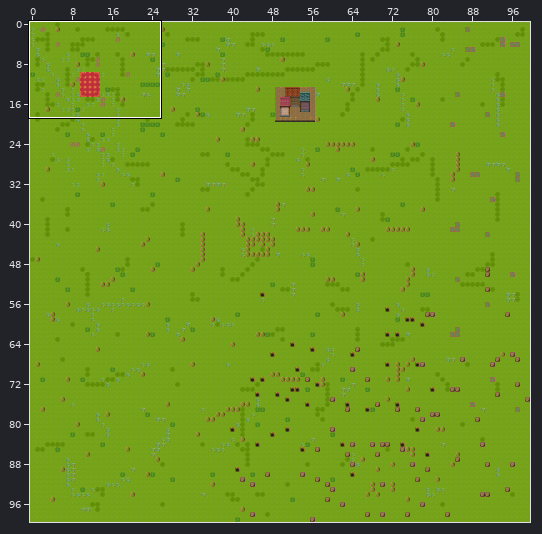
Level history. Tiled map: assets/map/map.tmx. The picture above shows the old version from afar; the outline marks the close-up.
Close-up. Before the edit:
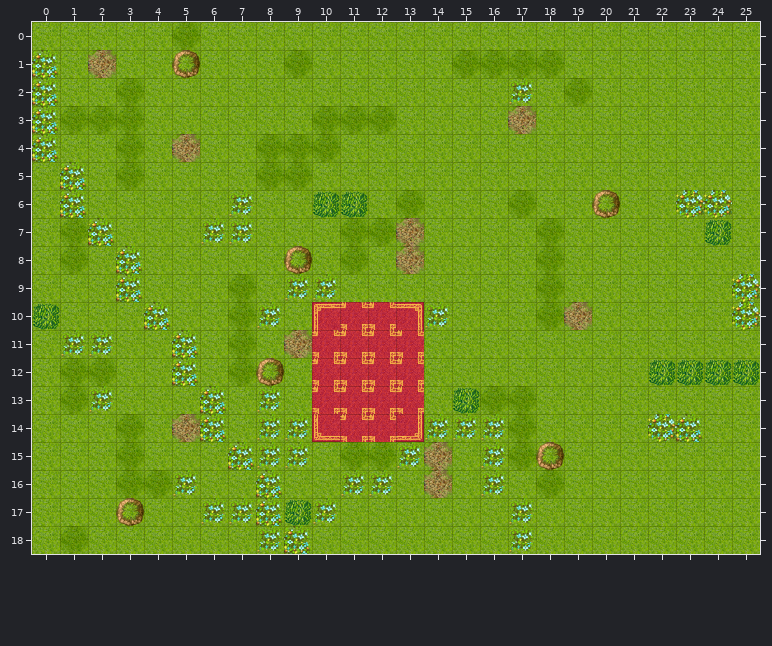
Cells are 32x32 px. Shown: x 0..25, y 0..18. The commit also changed other parts of the map, which this record leaves out.
After:
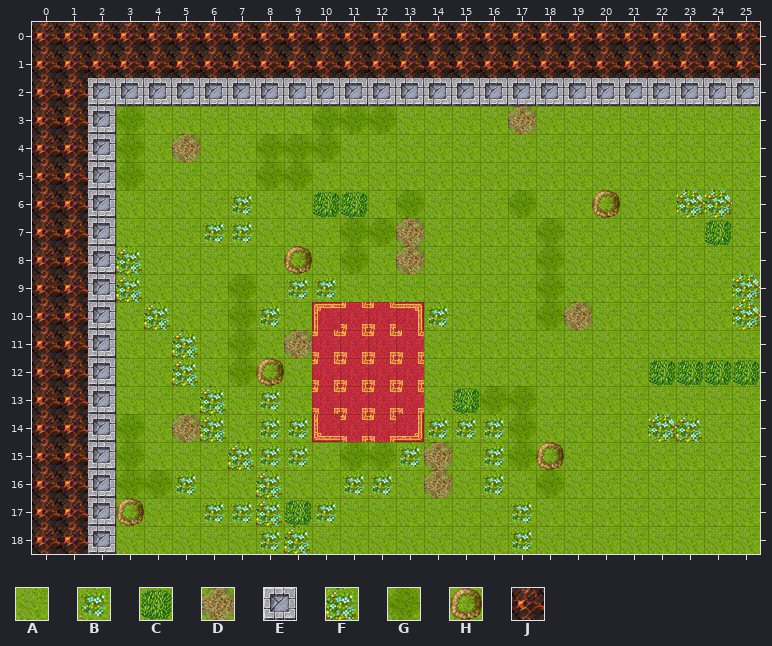
Key: from "Basics": A 1, B 48, C 50, D 53, E 54, F 65, G 97, H 98, J 145.
_ is an empty cell.
From old to new:
Layer "Tile Layer 1":
y 0: x 0..25 AAAAAGAAAAAAAAAAAAAAAAAAAA -> JJJJJJJJJJJJJJJJJJJJJJJJJJ
y 1: x 0..25 FADAAHAAAGAAAAAGGGGAAAAAAA -> JJJJJJJJJJJJJJJJJJJJJJJJJJ
y 2: x 0..25 FAAGAAAAAAAAAAAAABAGAAAAAA -> JJEEEEEEEEEEEEEEEEEEEEEEEE
y 3: x 0..2 FGG -> JJE
y 4: x 0..2 FAA -> JJE
y 5..6: x 0..2 AFA -> JJE
y 7: x 0..2 AGF -> JJE
y 8: x 0..2 AGA -> JJE
y 9: x 0..2 AAA -> JJE
y 10: x 0..2 CAA -> JJE
y 11: x 0..2 ABB -> JJE
y 12: x 0..2 AGG -> JJE
y 13: x 0..2 AGB -> JJE
y 14..17: x 0..2 AAA -> JJE
y 18: x 0..2 AGA -> JJE
